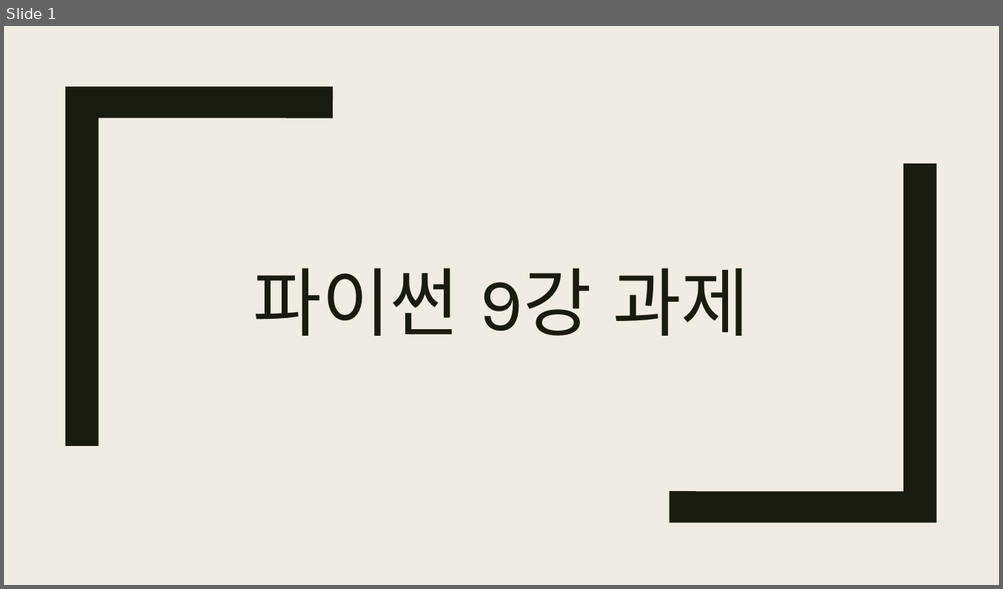
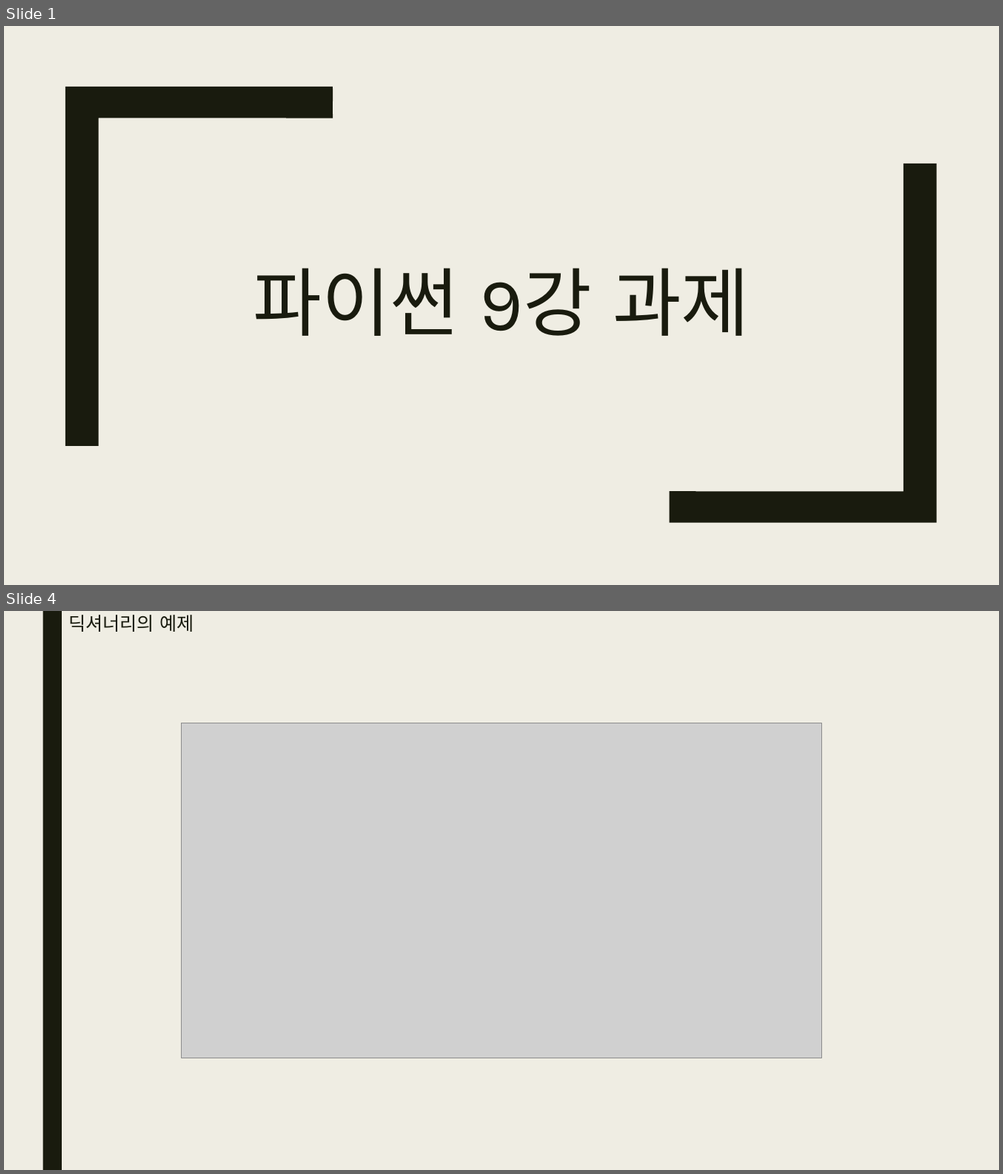
Before and after one commit to bino0130/politec-python, a slide deck: 파이썬 과제/파이썬 9강 과제 남정현.pptx. Shown one above the other, each under a label of ours: slide 1 before the commit, slides 1 and 4 after it; the slides between them are not shown. The pictures are 1003x589 and 1003x1174 pixels, drawn with LibreOffice and Linux fonts; fonts in the diff are those of the drawing; grey boxes stand for pictures. Boxes give left, top, right and bottom in pixels: in the first picture for what was removed or moved away, otherwise in the second. Text is boxed around its words. In the diff, an @@ line names an element or a change of style, - is before the commit and + after.

```diff
--- a/파이썬 과제/파이썬 9강 과제 남정현.pptx
+++ b/파이썬 과제/파이썬 9강 과제 남정현.pptx
@@ slide 4 added at (4,611,999,1170), background #EFEDE3 @@
@@ rectangle added at (42,611,62,1170), fill #191B0E @@
@@ title added at (68,615,193,632), 18 pt, text #191B0E @@
+딕셔너리의 예제
@@ picture added at (182,723,822,1059) @@
```
Also in this commit, not shown: 1 slide changed, 6 other slides added.
